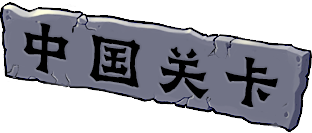
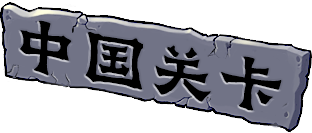
Layer changes from the first 312px x 133px image to the second:
renamed "GraveBustedStoneLishuSc.ttf｜默认" to "项目字体｜中国关卡", painted on it over [20, 20, 282, 111]
